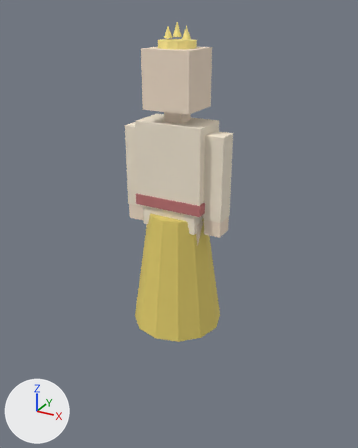
One commit to the glTF model characters/hera.glb: the scene before it, then after it.
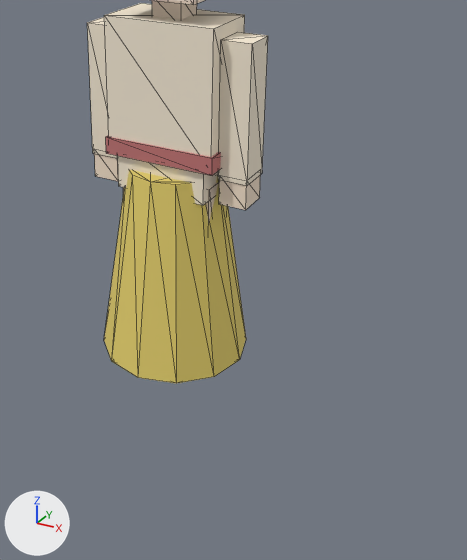
Old and new are each drawn whole from a 50 mm lens placed at (1.71, -3.09, 2.44), pointed at (-0.03, 0.08, 0.85) and again close up on the part from 20% to 98% of the width and 25% to 100% of the height. The axes (+X, +Y, +Z) are drawn at lower left. The lights are the same throughout. The first two pictures are the older version. The close-ups show mesh edges as thin lines. Where no turn or scale is listed for an object, it has been applied to the vertices. Vertices at exactly the same position are counted once.

Objects in the first close-up: 'arm_L_hand', 'arm_L_upper', 'arm_R_hand', 'arm_R_upper', 'hips', 'neck', 'outfit_belt_0', 'outfit_robe_0', 'torso' and 2 more.
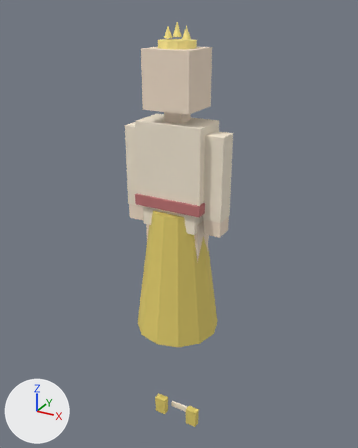
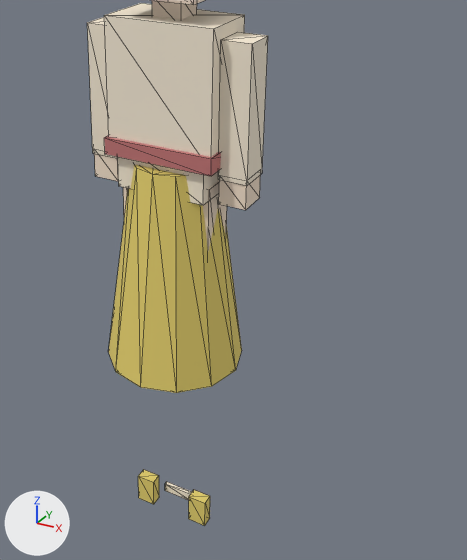
Where the newer file only moved an object's origin or applied its transform, the numbers keep the older frame.

Boxes [x1, y1, x2, y2] around the edits, measured in the close-ups (467 x 560 px):
'outfit_robe_0', reshaped, moved (7% taller)
    before: [104, 170, 246, 383]
    after: [108, 165, 242, 393]
'outfit_belt_0', reshaped, rescaled
    before: [106, 135, 221, 175]
    after: [104, 135, 221, 176]
'outfit_sandals_1', added (yellow)
    after: [189, 490, 210, 526]
'outfit_sandals_0', added (yellow)
    after: [138, 470, 159, 504]
'outfit_sandals_2', added
    after: [165, 482, 192, 500]

Patch to the scene script:
```diff
--- a/characters/hera.glb.py
+++ b/characters/hera.glb.py
@@ me_cone @@
 # used by ob_outfit_robe_0; location = (0.0, 0.0, 0.52)
-me_cone.from_pydata(...)  # 24 vertices, 44 faces; spans x -0.36..0.36, y -0.36..0.36, z -0.475..0.475
+me_cone.from_pydata(...)  # 24 vertices, 44 faces; spans x -0.34..0.34, y -0.34..0.34, z -0.525..0.525
+# me_cone part 1: 24 of 24 vertices moved; they spanned x -0.36..0.36, y -0.36..0.36, z -0.475..0.475 and now span x -0.34..0.34, y -0.34..0.34, z -0.525..0.525; mean shift (0.0, 0.0, 0.0)
 me_cone.materials.append(mat_hera_secondary)
@@ me_cube_019 @@
+me_cube_019.from_pydata(...)  # a box spanning x -1.0..1.0, y -1.0..1.0, z -1.0..1.0
+me_cube_019.materials.append(mat_hera_accent)  # pink #c37676
@@ me_cube_024 @@
+me_cube_024.from_pydata(...)  # a box spanning x -0.09..0.09, y -0.01..0.01, z -0.025..0.025
+me_cube_024.materials.append(mat_hera_primary)  # pale yellow #f9eed8
@@ me_cube_023 @@
+me_cube_023.from_pydata(...)  # a box spanning x -0.05..0.05, y -0.03..0.03, z -0.08..0.08
+me_cube_023.materials.append(mat_hera_secondary)  # yellow #e6d16d
@@ ob_outfit_belt_0 @@
-ob_outfit_belt_0 = bpy.data.objects.new('outfit_belt_0', me_cube_017)
+ob_outfit_belt_0 = bpy.data.objects.new('outfit_belt_0', me_cube_019)
 ob_outfit_belt_0.parent = ob_hera
 ob_outfit_belt_0.location = (0.0, 0.0, 1.1)
-ob_outfit_belt_0.scale = (0.27, 0.16, 0.04)
+ob_outfit_belt_0.scale = (0.27, 0.17, 0.04)
@@ ob_outfit_robe_0 @@
 ob_outfit_robe_0 = bpy.data.objects.new('outfit_robe_0', me_cone)
-ob_outfit_robe_0.location = (0.0, 0.0, 0.52)
+ob_outfit_robe_0.location = (0.0, 0.0, 0.5)
@@ ob_outfit_sandals_2 @@
+ob_outfit_sandals_2 = bpy.data.objects.new('outfit_sandals_2', me_cube_024)
+ob_outfit_sandals_2.location = (0.0, 0.05, -1.0)
@@ ob_outfit_sandals_1 @@
+ob_outfit_sandals_1 = bpy.data.objects.new('outfit_sandals_1', me_cube_023)
+ob_outfit_sandals_1.location = (0.16, -0.02, -0.98)
@@ ob_outfit_sandals_0 @@
+ob_outfit_sandals_0 = bpy.data.objects.new('outfit_sandals_0', me_cube_023.copy())
+ob_outfit_sandals_0.location = (-0.16, -0.02, -0.98)
```
